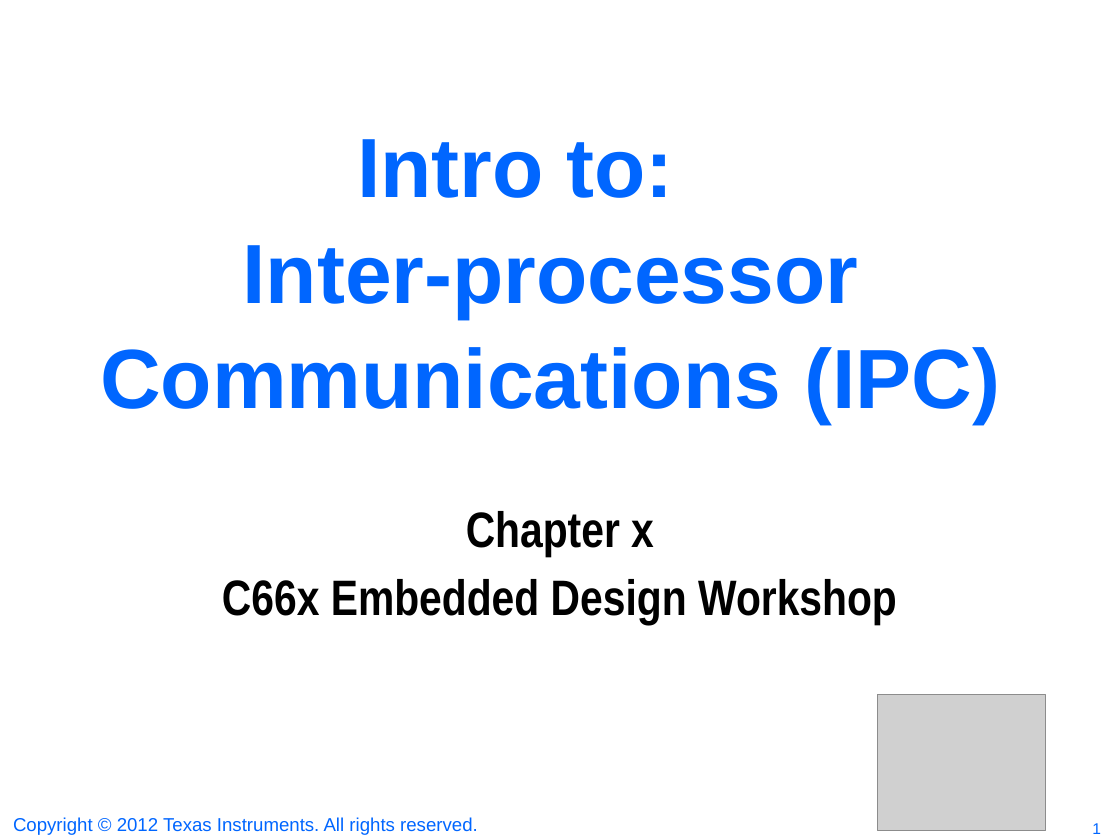
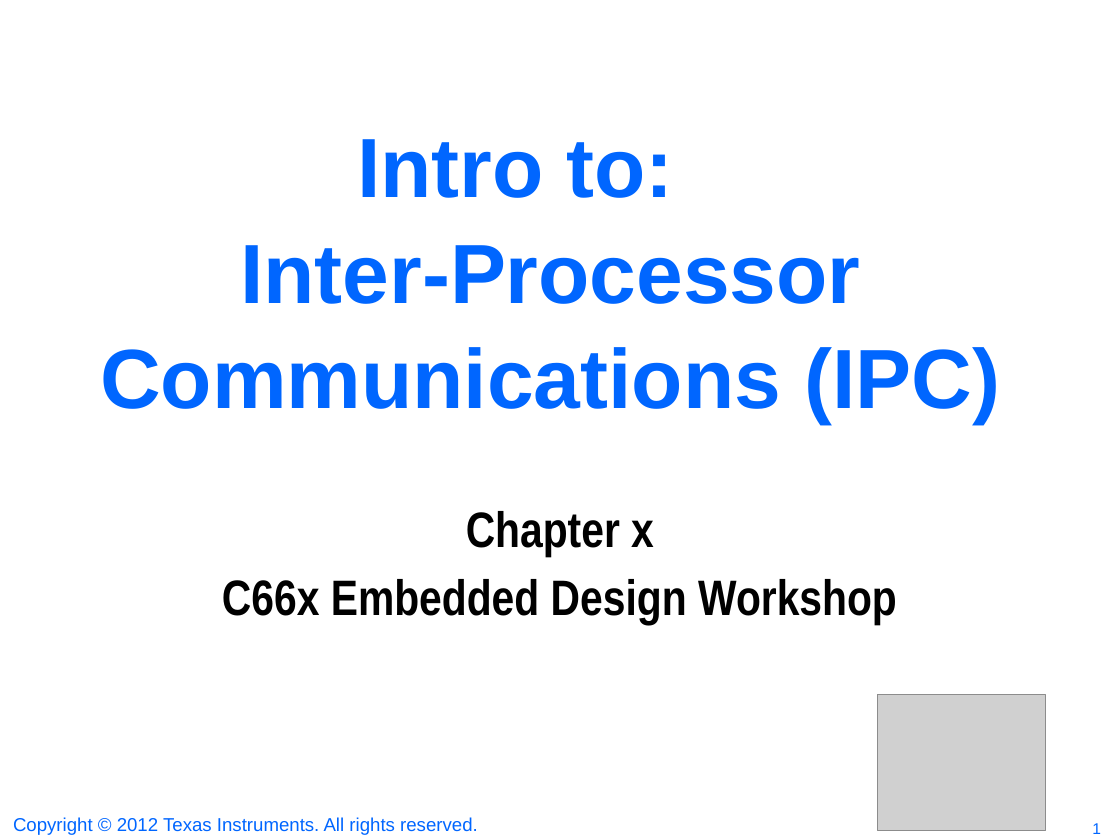
Before and after one commit to hari1989/keystone-workshop, a slide deck: slide 1 of preliminary/KeyStone Intro to IPC.pptx. Drawn at 1120x840 pixels with LibreOffice and Linux fonts; fonts in the diff are those of the drawing; grey boxes stand for pictures. Boxes give left, top, right and bottom in pixels: in the first picture for what was removed or moved away, otherwise in the second. Text is boxed around its words. In the diff, an @@ line names an element or a change of style, - is before the commit and + after.

```diff
--- a/preliminary/KeyStone Intro to IPC.pptx
+++ b/preliminary/KeyStone Intro to IPC.pptx
@@ title at (100,139,1000,424): text changed @@
-Intro to:
-Inter-processor Communications (IPC)
+Intro to:
+Inter-Processor Communications (IPC)
```
Also in this commit, not shown: 22 other slides changed.
